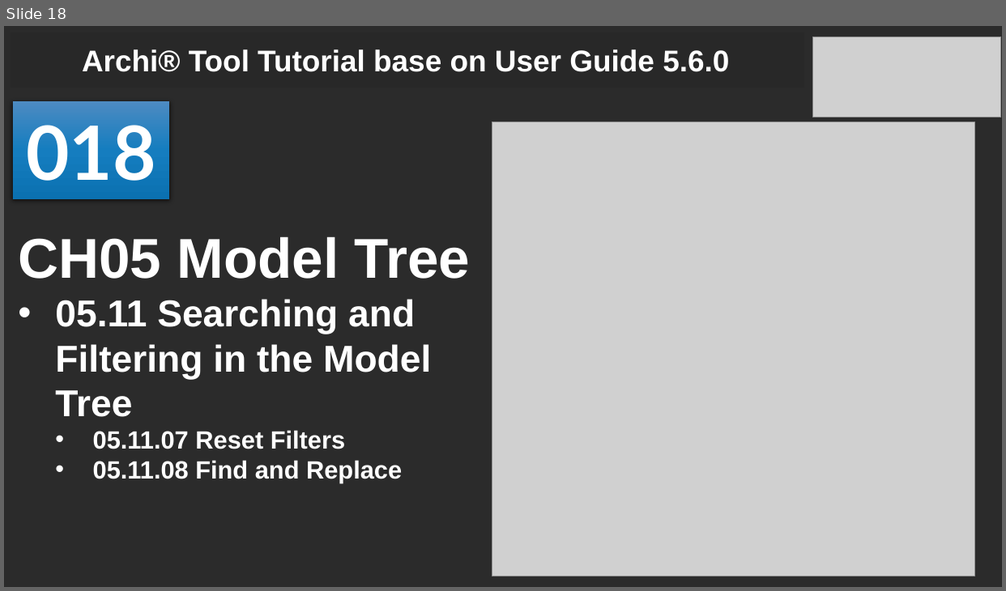
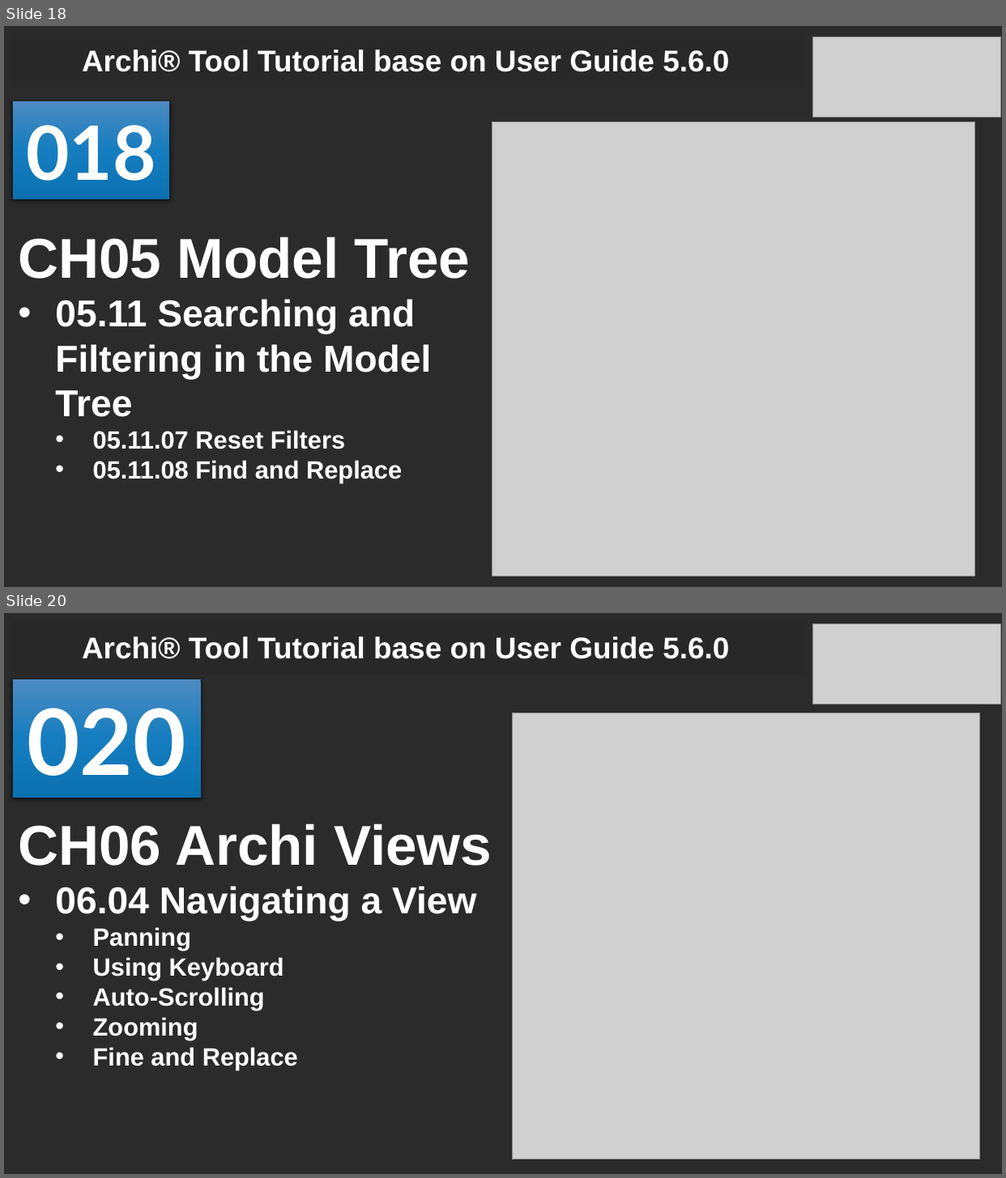
Before and after one commit to yasenstar/Archi_Tutorial, a slide deck: Archi_Tool_Tutorial_base_on_User_Guide.pptx. Shown one above the other, each under a label of ours: slide 18 before the commit, slides 18 and 20 after it; the slides between them are not shown. The pictures are 1006x591 and 1006x1178 pixels, drawn with LibreOffice and Linux fonts; fonts in the diff are those of the drawing; grey boxes stand for pictures; background and template pictures are left out; a plain dark background stands for a picture behind light text. Boxes give left, top, right and bottom in pixels: in the first picture for what was removed or moved away, otherwise in the second. Text is boxed around its words. In the diff, an @@ line names an element or a change of style, - is before the commit and + after.

```diff
--- a/Archi_Tool_Tutorial_base_on_User_Guide.pptx
+++ b/Archi_Tool_Tutorial_base_on_User_Guide.pptx
@@ slide 20 added at box(4, 613, 1002, 1174), background picture (left out) @@
@@ title added at box(82, 636, 729, 659), 28.8 pt, text #FFFFFF, bold @@
+Archi® Tool Tutorial base on User Guide 5.6.0
@@ picture added at box(813, 624, 1001, 705) @@
@@ rectangle added at box(13, 679, 201, 798), fill gradient #4E8BC3 to #157EC0 to #0C71B1, 88 pt, text #FFFFFF, bold @@
+020
@@ picture added at box(513, 713, 980, 1160) @@
@@ text added at box(18, 824, 492, 1071), 24 pt, text #FFFFFF, bold @@
+CH06 Archi Views
+• 06.04 Navigating a View
+  • Panning
+  • Using Keyboard
+  • Auto-Scrolling
+  • Zooming
+  • Fine and Replace
```
Also in this commit, not shown: 1 slide changed, 5 other slides added, 3 other files.
